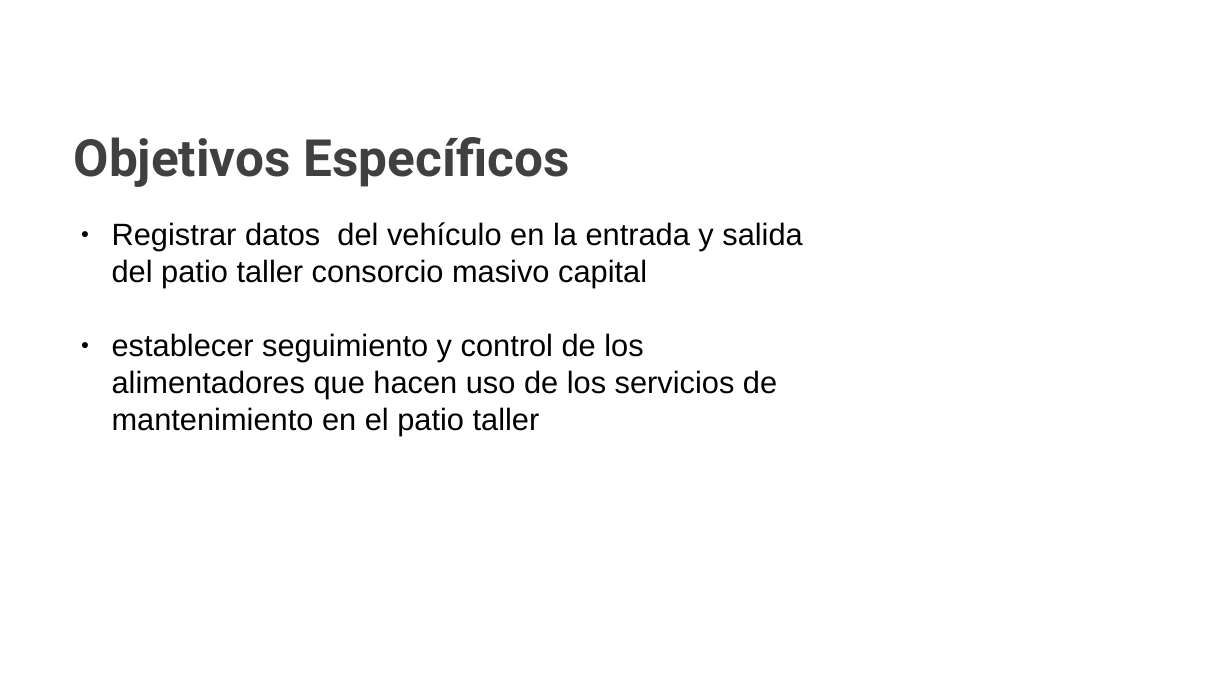
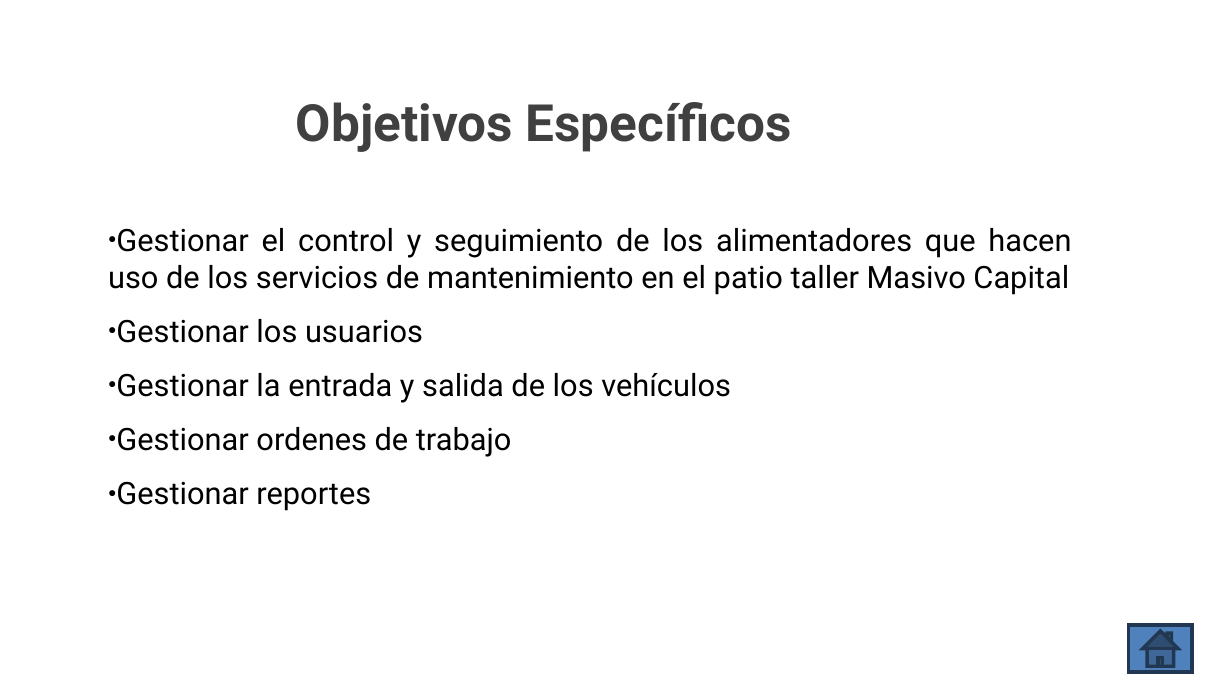
Before and after one commit to Mmartinez951/Desarrollo_Final_EntryMC, a slide deck: slide 11 of 1.Docs/Trimestre I/Presentación EntryMC.pptx (slide 3 before the commit). Drawn at 1232x693 pixels with LibreOffice and Linux fonts; fonts in the diff are those of the drawing; background and template pictures are left out. Boxes give left, top, right and bottom in pixels: in the first picture for what was removed or moved away, otherwise in the second. Text is boxed around its words. In the diff, an @@ line names an element or a change of style, - is before the commit and + after.

```diff
--- a/1.Docs/Trimestre I/Presentación EntryMC.pptx
+++ b/1.Docs/Trimestre I/Presentación EntryMC.pptx
@@ title "Objetivos Específicos": place and size @@
-title "Objetivos Específicos" at [74, 137, 570, 187]
+title "Objetivos Específicos" at [296, 102, 792, 152]
@@ title "Objetivos Específicos" at [296, 102, 792, 152]: indent changed; line spacing 1 to 0.9; vertical alignment top to middle @@
@@ text at [108, 228, 1071, 511]: text changed; font Arial to Roboto @@
-● Registrar datos del vehículo en la entrada y salida del patio taller consorcio masivo capital
-● establecer seguimiento y control de los alimentadores que hacen uso de los servicios de mantenimiento en el patio taller
+● Gestionar el control y seguimiento de los alimentadores que hacen uso de los servicios de mantenimiento en el patio taller Masivo Capital
+● Gestionar los usuarios
+● Gestionar la entrada y salida de los vehículos
+● Gestionar ordenes de trabajo
+● Gestionar reportes
@@ action button home added at [1129, 625, 1191, 671], fill #4F81BD, outline #233953 2 pt @@
```
Also in this commit, not shown: 5 other slides changed, 20 slides added, 4 slides removed.
